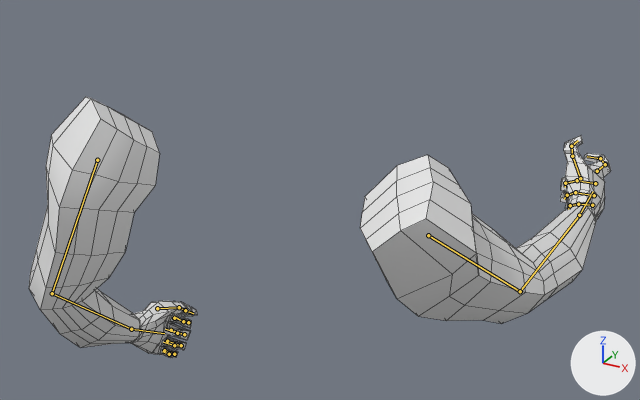
One commit to the Blender file BlenderTutorial/arms_with_revolver.blend: the scene before it, then after it.
Camera for both pictures: a camera (50 mm lens) standing at (1.097, -1.633, 0.843) and looking at (-0.094, 0.533, -0.239). Lighting does not change. The marker at lower right points along +X, +Y and +Z. The picture after the commit comes second. Both versions are drawn at frame 0 of the action 'RevolverFire'; the numbers are the values there. The bones that bend it are drawn over the model as lines. Mesh edges are drawn as thin lines.
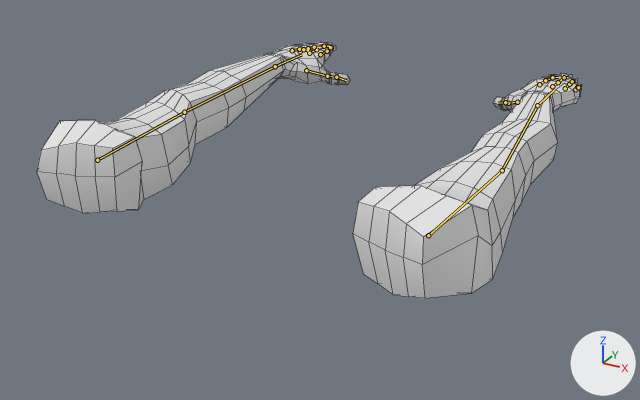
Pixel boxes (x1, y1, x2, y2) of what changed, in the pictures (640 x 400 px):
'Cube', posed (6% narrower)
    before: (29, 97, 611, 358)
    after: (37, 42, 582, 298)
bone 'index.l', root to tip
    before: (597, 171) to (605, 164)
    after: (539, 84) to (545, 80)
bone 'index.1.l', root to tip
    before: (605, 164) to (600, 158)
    after: (545, 80) to (552, 77)
bone 'index.2.l', root to tip
    before: (600, 158) to (587, 156)
    after: (552, 77) to (558, 77)
bone 'middle.l', root to tip
    before: (595, 183) to (577, 180)
    after: (552, 86) to (558, 82)
bone 'middle.1.l', root to tip
    before: (577, 180) to (565, 183)
    after: (558, 82) to (564, 77)
bone 'middle.2.l', root to tip
    before: (565, 183) to (565, 187)
    after: (564, 77) to (568, 77)
bone 'ring.l', root to tip
    before: (594, 195) to (575, 192)
    after: (565, 88) to (569, 84)
bone 'ring.1.l', root to tip
    before: (575, 192) to (567, 195)
    after: (569, 84) to (572, 81)
bone 'ring.2.l', root to tip
    before: (567, 195) to (564, 199)
    after: (572, 81) to (574, 81)
bone 'pinky.l', root to tip
    before: (592, 205) to (578, 204)
    after: (575, 89) to (577, 87)
bone 'pinky.1.l', root to tip
    before: (578, 204) to (570, 205)
    after: (577, 87) to (578, 87)
bone 'pinky.2.l', root to tip
    before: (570, 205) to (568, 209)
    after: (578, 87) to (578, 88)
bone 'thumb.l', root to tip
    before: (580, 178) to (572, 156)
    after: (517, 102) to (508, 103)
bone 'thumb.2.l', root to tip
    before: (571, 146) to (578, 140)
    after: (505, 102) to (498, 103)
bone 'index.r', root to tip
    before: (174, 318) to (188, 322)
    after: (320, 54) to (327, 51)
bone 'index.1.r', root to tip
    before: (188, 322) to (183, 321)
    after: (327, 51) to (330, 47)
bone 'index.2.r', root to tip
    before: (183, 321) to (174, 316)
    after: (330, 47) to (333, 47)
bone 'middle.r', root to tip
    before: (171, 330) to (184, 334)
    after: (309, 53) to (316, 49)
bone 'middle.1.r', root to tip
    before: (184, 334) to (177, 333)
    after: (316, 49) to (324, 46)
bone 'middle.2.r', root to tip
    before: (177, 333) to (165, 329)
    after: (324, 46) to (329, 46)
bone 'ring.r', root to tip
    before: (167, 341) to (181, 345)
    after: (300, 51) to (308, 48)
bone 'ring.1.r', root to tip
    before: (181, 345) to (174, 345)
    after: (308, 48) to (314, 47)
bone 'ring.2.r', root to tip
    before: (174, 345) to (163, 342)
    after: (314, 47) to (320, 47)
bone 'pinky.r', root to tip
    before: (164, 350) to (174, 354)
    after: (292, 50) to (299, 49)
bone 'pinky.1.r', root to tip
    before: (174, 354) to (169, 354)
    after: (299, 49) to (303, 49)
bone 'pinky.2.r', root to tip
    before: (169, 354) to (162, 351)
    after: (303, 49) to (308, 51)
bone 'thumb.r', root to tip
    before: (157, 308) to (179, 307)
    after: (306, 70) to (327, 76)
bone 'thumb.1.r', root to tip
    before: (179, 307) to (185, 310)
    after: (327, 76) to (336, 77)
bone 'thumb.2.r', root to tip
    before: (185, 310) to (193, 313)
    after: (336, 77) to (346, 80)

What the commit changed:
Bone 'index.l' (bone_index_l) turns from (13, 0, 6) to (0, 0, 0) degrees about its own x, y and z.
Bone 'index.1.l' (bone_index_1_l) turns from (-41, 0, 8) to (0, 0, 0) degrees about its own x, y and z.
Bone 'index.2.l' (bone_index_2_l) turns from (-53, 0, 0) to (0, 0, 0) degrees about its own x, y and z.
Bone 'middle.l' (bone_middle_l) turns from (-91, 0, -6) to (0, 0, 0) degrees about its own x, y and z.
Bone 'middle.1.l' (bone_middle_1_l) turns from (-68, 0, 0) to (0, 0, 0) degrees about its own x, y and z.
Bone 'middle.2.l' (bone_middle_2_l) turns from (-19, 0, 0) to (0, 0, 0) degrees about its own x, y and z.
Bone 'ring.l' (bone_ring_l) turns from (-91, 0, -6) to (0, 0, 0) degrees about its own x, y and z.
Bone 'ring.1.l' (bone_ring_1_l) turns from (-60, 0, 0) to (0, 0, 0) degrees about its own x, y and z.
Bone 'ring.2.l' (bone_ring_2_l) turns from (-19, 0, 0) to (0, 0, 0) degrees about its own x, y and z.
Bone 'pinky.l' (bone_pinky_l) turns from (-97, 0, -6) to (0, 0, 0) degrees about its own x, y and z.
Bone 'pinky.1.l' (bone_pinky_1_l) turns from (-19, 0, 0) to (0, 0, 0) degrees about its own x, y and z.
Bone 'pinky.2.l' (bone_pinky_2_l) turns from (-49, 0, 0) to (0, 0, 0) degrees about its own x, y and z.
Bone 'thumb.l' (bone_thumb_l) turns from (-10, 0, 0) to (0, 0, 0) degrees about its own x, y and z.
Bone 'thumb.2.l' (bone_thumb_2_l) turns from (32, 7, -47) to (0, 0, 0) degrees about its own x, y and z.
Bone 'ik.controller.elbow.l' (bone_ik_controller_elbow_l) moves from (0.182, -0.111, -0.27) to (0.0, 0.0, 0.0).
Bone 'ik.controller.elbow.l' (bone_ik_controller_elbow_l) turns from (81, 89, 83) to (0, 0, 0) degrees about its own x, y and z.
Bone 'ik.elbow.target.l' (bone_ik_elbow_target_l) moves from (0.0, 0.025, 0.436) to (0.0, 0.0, 0.0).
Bone 'index.r' (bone_index_r) turns from (-84, 0, 0) to (0, 0, 0) degrees about its own x, y and z.
Bone 'index.1.r' (bone_index_1_r) turns from (-84, 0, 0) to (0, 0, 0) degrees about its own x, y and z.
Bone 'index.2.r' (bone_index_2_r) turns from (-84, 0, 0) to (0, 0, 0) degrees about its own x, y and z.
Bone 'middle.r' (bone_middle_r) turns from (-84, 0, 0) to (0, 0, 0) degrees about its own x, y and z.
Bone 'middle.1.r' (bone_middle_1_r) turns from (-84, 0, 0) to (0, 0, 0) degrees about its own x, y and z.
Bone 'middle.2.r' (bone_middle_2_r) turns from (-84, 0, 0) to (0, 0, 0) degrees about its own x, y and z.
Bone 'ring.r' (bone_ring_r) turns from (-84, 0, 0) to (0, 0, 0) degrees about its own x, y and z.
Bone 'ring.1.r' (bone_ring_1_r) turns from (-84, 0, 0) to (0, 0, 0) degrees about its own x, y and z.
Bone 'ring.2.r' (bone_ring_2_r) turns from (-84, 0, 0) to (0, 0, 0) degrees about its own x, y and z.
Bone 'pinky.r' (bone_pinky_r) turns from (-84, 0, 0) to (0, 0, 0) degrees about its own x, y and z.
Bone 'pinky.1.r' (bone_pinky_1_r) turns from (-84, 0, 0) to (0, 0, 0) degrees about its own x, y and z.
Bone 'pinky.2.r' (bone_pinky_2_r) turns from (-84, 0, 0) to (0, 0, 0) degrees about its own x, y and z.
Bone 'thumb.r' (bone_thumb_r) turns from (0, 0, 20) to (0, 0, 0) degrees about its own x, y and z.
Bone 'thumb.1.r' (bone_thumb_1_r) turns from (0, 0, 20) to (0, 0, 0) degrees about its own x, y and z.
Bone 'thumb.2.r' (bone_thumb_2_r) turns from (0, 0, 20) to (0, 0, 0) degrees about its own x, y and z.
Bone 'ik.controller.elbow.r' (bone_ik_controller_elbow_r) moves from (-0.172, -0.635, -0.741) to (0.0, 0.0, 0.0).
Bone 'ik.controller.elbow.r' (bone_ik_controller_elbow_r) turns from (-90, -57, 88) to (0, 0, 0) degrees about its own x, y and z.
Bone 'ik.elbow.target.r' (bone_ik_elbow_target_r) moves from (0.0, 0.025, 0.436) to (0.0, 0.0, 0.0).
